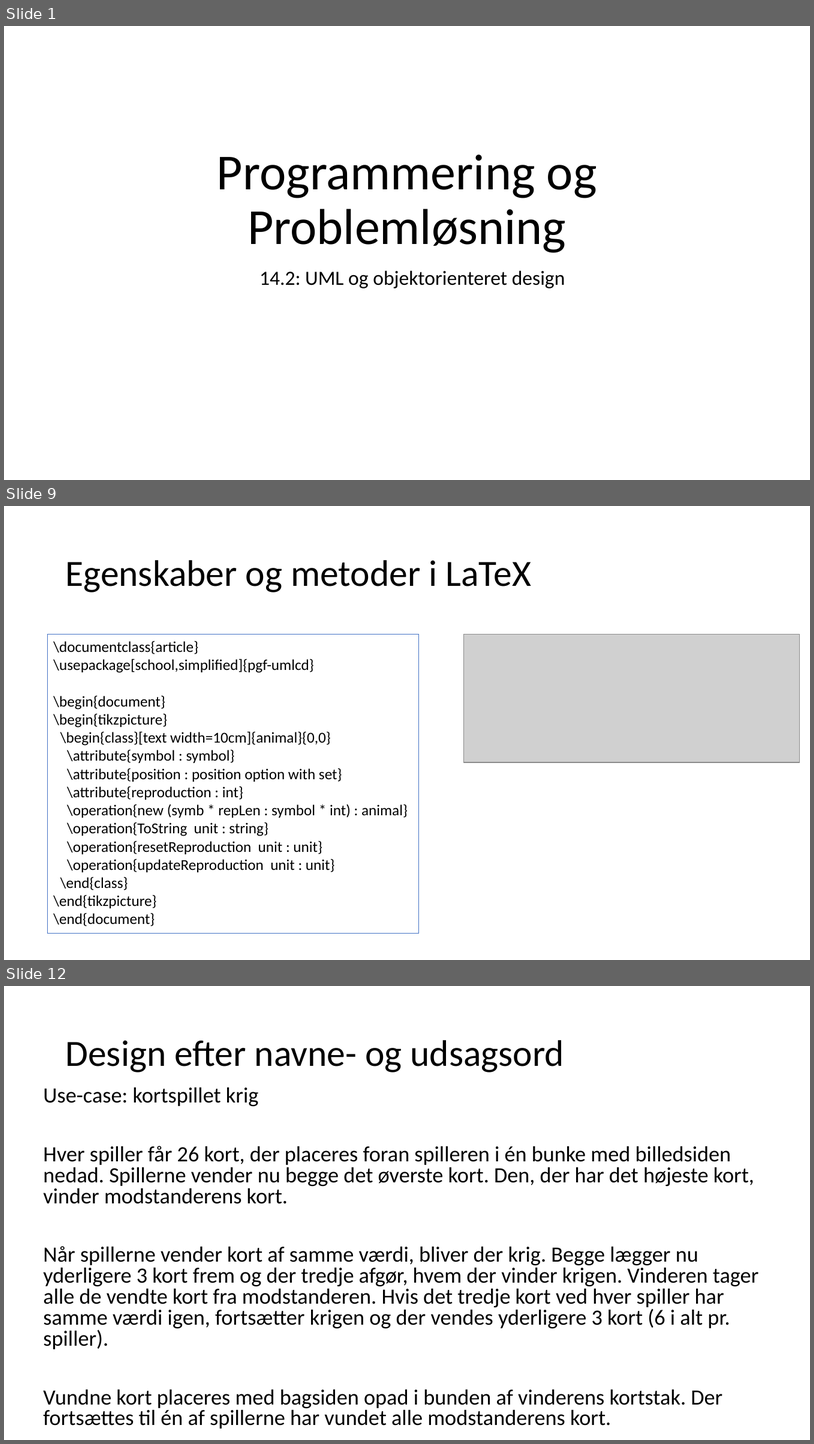
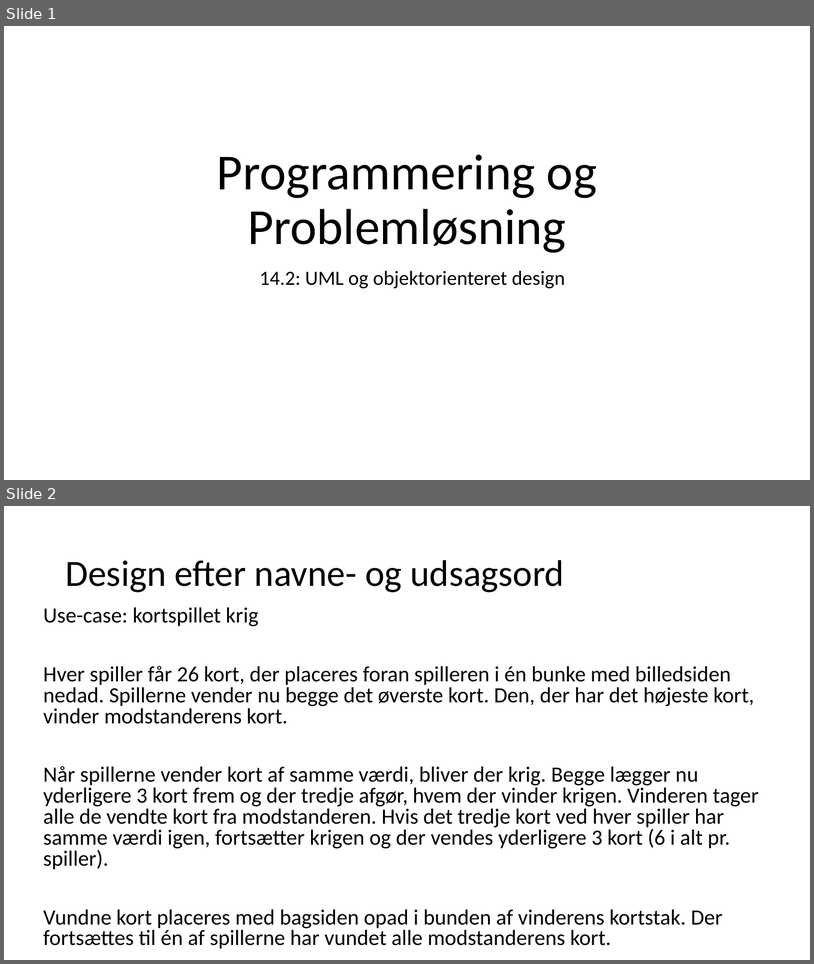
Before and after one commit to fisterloegsovs/pop22, a slide deck: lectures/14.3/lecture.pptx. Shown one above the other, each under a label of ours: slides 1, 9 and 12 before the commit, slides 1 and 2 after it; the slides between them are not shown. The pictures are 814x1444 and 814x964 pixels, drawn with LibreOffice and Linux fonts; fonts in the diff are those of the drawing; grey boxes stand for pictures. Boxes give left, top, right and bottom in pixels: in the first picture for what was removed or moved away, otherwise in the second. Text is boxed around its words. In the diff, an @@ line names an element or a change of style, - is before the commit and + after.

Commit message:
lecture ready

```diff
--- a/lectures/14.3/lecture.pptx
+++ b/lectures/14.3/lecture.pptx
@@ slide 9 removed at (4, 506, 810, 960), background #FFFFFF @@
@@ title removed at (65, 560, 531, 592) @@
-Egenskaber og metoder i LaTeX
@@ rectangle removed at (48, 634, 419, 934) @@
-\documentclass{article}
-\usepackage[school,simplified]{pgf-umlcd}
-\begin{document}
-\begin{tikzpicture}
-\begin{class}[text width=10cm]{animal}{0,0}
-\attribute{symbol : symbol}
-\attribute{position : position option with set}
-\attribute{reproduction : int}
-\operation{new (symb * repLen : symbol * int) : animal}
-\operation{ToString unit : string}
-\operation{resetReproduction unit : unit}
-\operation{updateReproduction unit : unit}
-\end{class}
-\end{tikzpicture}
-\end{document}
@@ picture removed at (464, 634, 800, 762) @@
@@ what was slide 12 is now slide 2 @@
```
Also in this commit, not shown: 3 slides changed, 3 slides added, 9 other slides removed, 2 other files.
